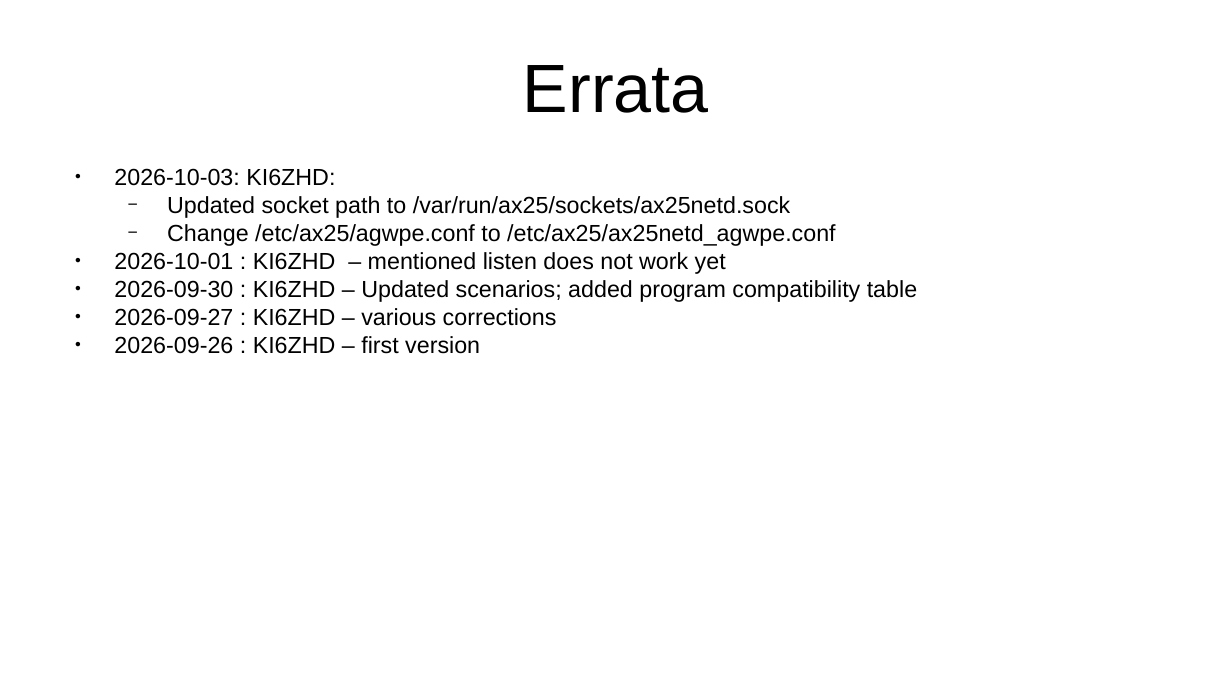
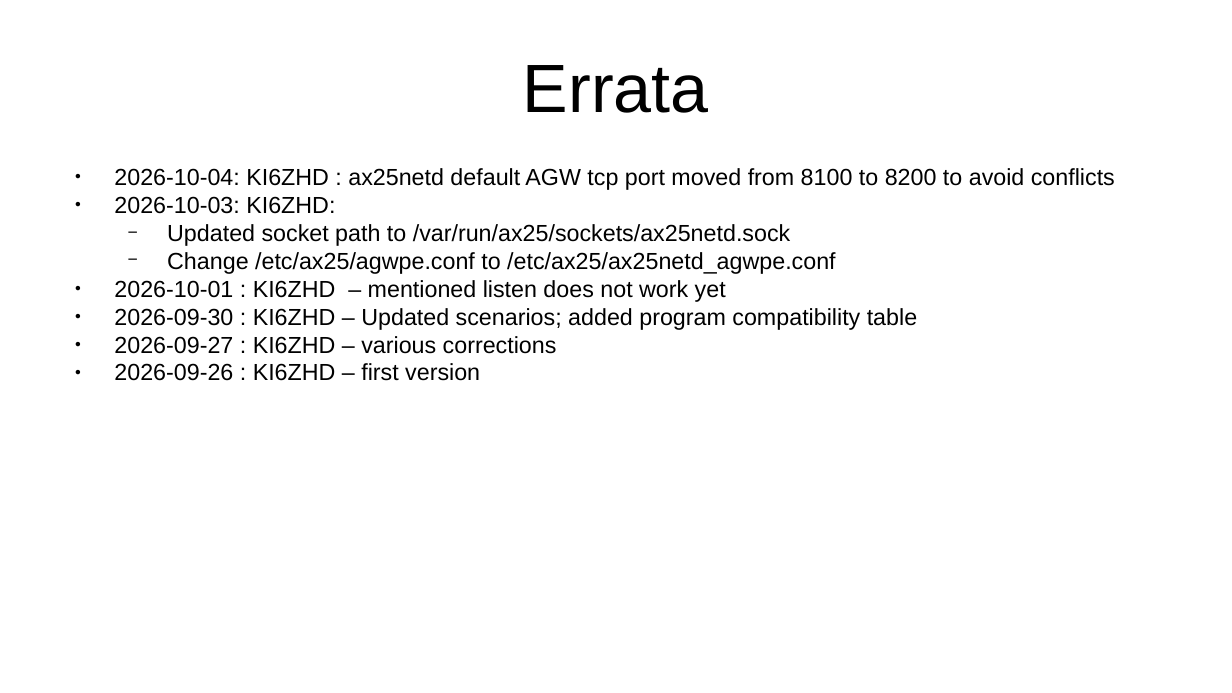
Before and after one commit to unix-ax25-stack/documentation, a slide deck: slide 13 of Non-kernelmod-packet-config-scenarios.odp. Drawn at 1232x693 pixels with LibreOffice and Linux fonts; fonts in the diff are those of the drawing. Boxes give left, top, right and bottom in pixels: in the first picture for what was removed or moved away, otherwise in the second. Text is boxed around its words. In the diff, an @@ line names an element or a change of style, - is before the commit and + after.

Commit message:
change default ax25netd mux port from 8100 to 8200

```diff
--- a/Non-kernelmod-packet-config-scenarios.odp
+++ b/Non-kernelmod-packet-config-scenarios.odp
@@ text at [114,168,1115,190]: paragraph added @@
+● 2026-10-04: KI6ZHD : ax25netd default AGW tcp port moved from 8100 to 8200 to avoid conflicts
```
Also in this commit, not shown: 5 other slides changed, 1 other file.
